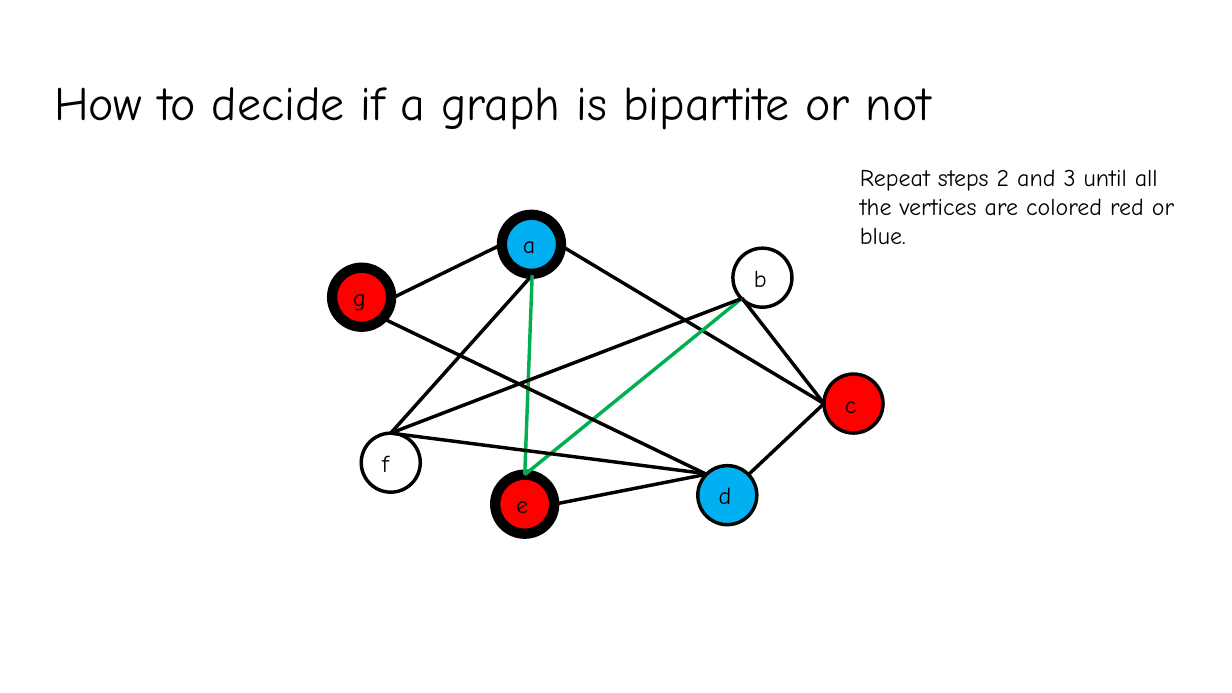
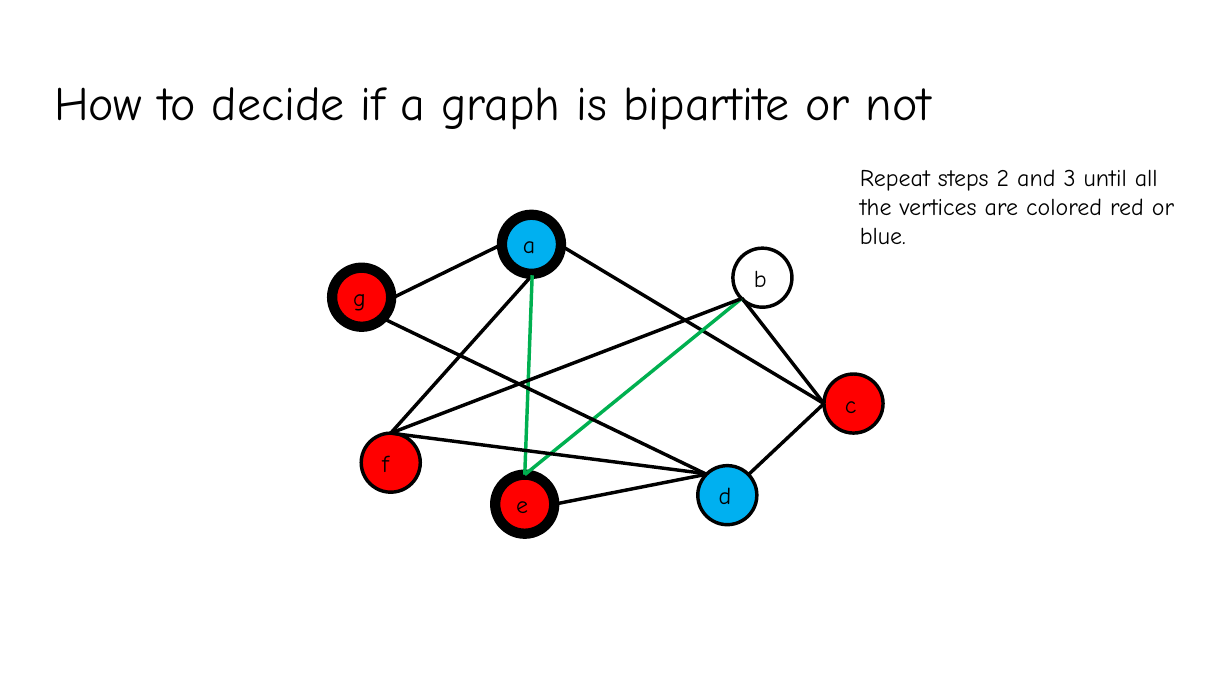
Before and after one commit to YeasirRayhanPrince/yeasirrayhanprince.github.io, a slide deck: slide 40 of cse106/slides/Lecture8.pptx. Drawn at 1232x693 pixels with LibreOffice and Linux fonts; fonts in the diff are those of the drawing. Boxes give left, top, right and bottom in pixels: in the first picture for what was removed or moved away, otherwise in the second. Text is boxed around its words. In the diff, an @@ line names an element or a change of style, - is before the commit and + after.

```diff
--- a/cse106/slides/Lecture8.pptx
+++ b/cse106/slides/Lecture8.pptx
@@ ellipse "f" at [361, 434, 420, 493]: fill #FFFFFF to #FF0000 @@
```
Also in this commit, not shown: 4 other slides changed, 1 other file.
